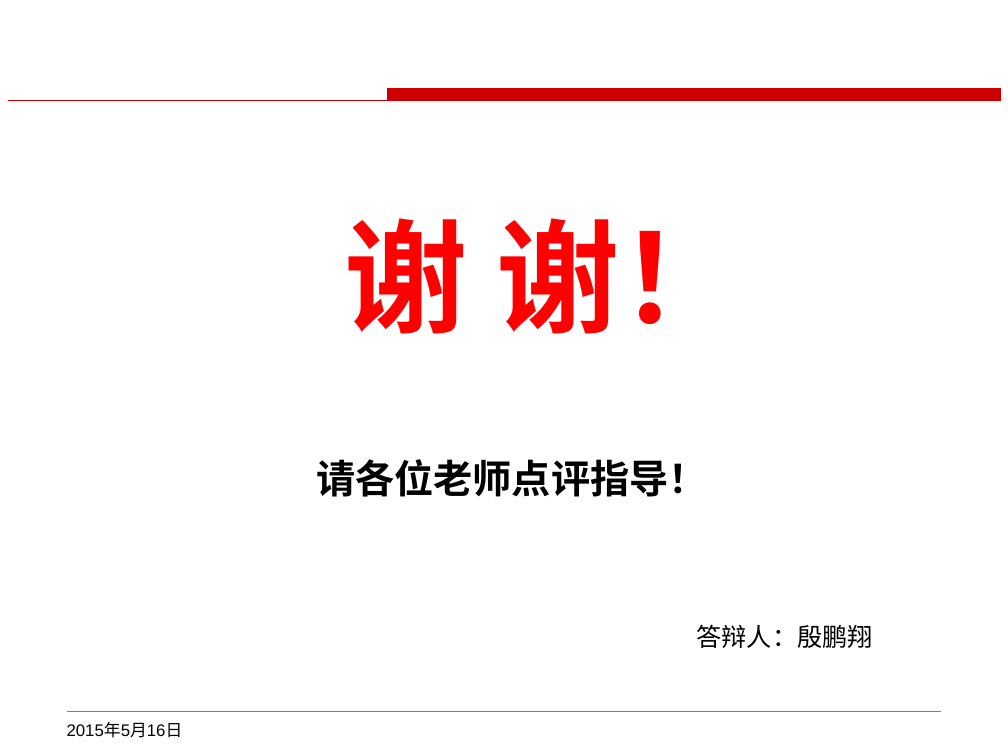
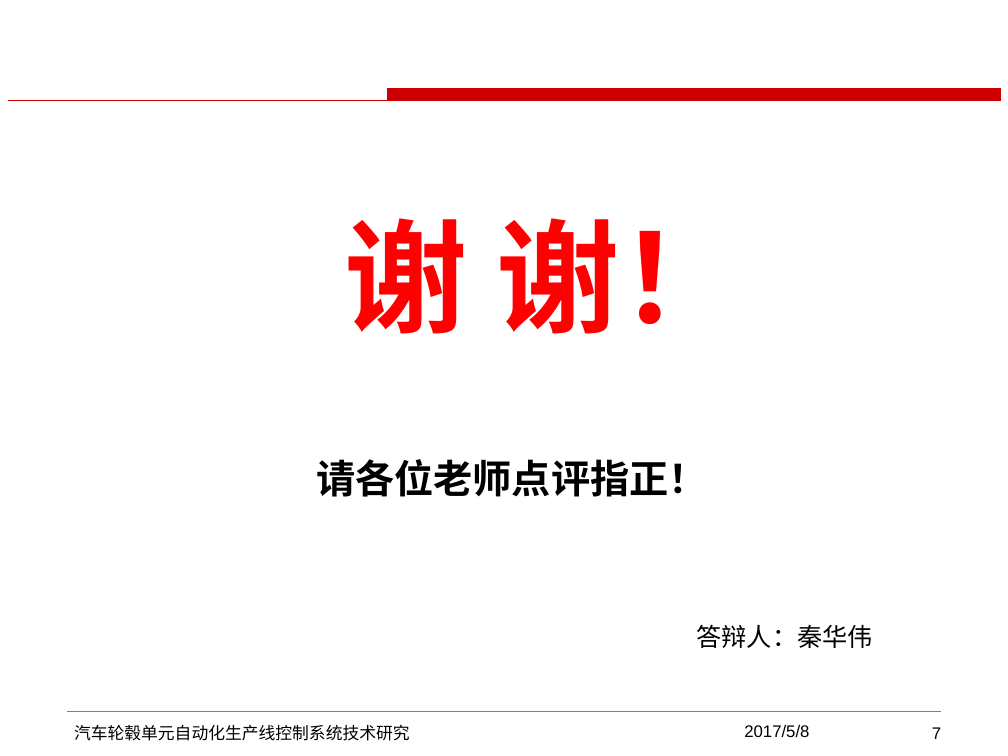
Before and after one commit to spiritking416/software, a slide deck: slide 7 of 硕士论文/毕业答辩ppt-秦华伟v1.pptx (slide 41 before the commit). Drawn at 1008x756 pixels with LibreOffice and Linux fonts; fonts in the diff are those of the drawing; background and template pictures are left out. Boxes give left, top, right and bottom in pixels: in the first picture for what was removed or moved away, otherwise in the second. Text is boxed around its words. In the diff, an @@ line names an element or a change of style, - is before the commit and + after.

```diff
--- a/硕士论文/毕业答辩ppt-秦华伟v1.pptx
+++ b/硕士论文/毕业答辩ppt-秦华伟v1.pptx
@@ text at (316, 459, 707, 497): text changed @@
-请各位老师点评指导！
+请各位老师点评指正！
@@ text at (697, 624, 873, 648): text changed @@
-答辩人：殷鹏翔
+答辩人：秦华伟
@@ text removed at (67, 722, 183, 738) @@
-2015年5月16日
@@ text added at (74, 725, 410, 741), 12 pt, text #000000 @@
+汽车轮毂单元自动化生产线控制系统技术研究
@@ text added at (744, 725, 809, 737), 12 pt, text #000000 @@
+2017/5/8
@@ page number added at (932, 727, 941, 739), 12 pt, text #000000 @@
+7
```
Also in this commit, not shown: 2 other slides changed, 4 slides added, 38 slides removed, 40 other files.
